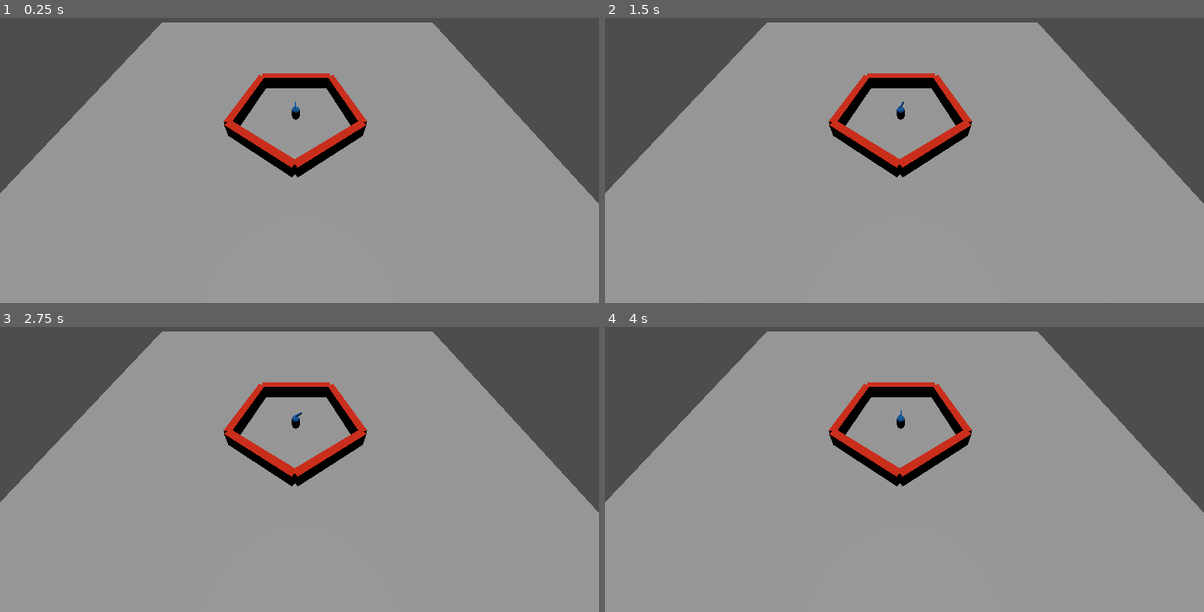
Above: before the commit, frames 1-4 (two rows, left to right).
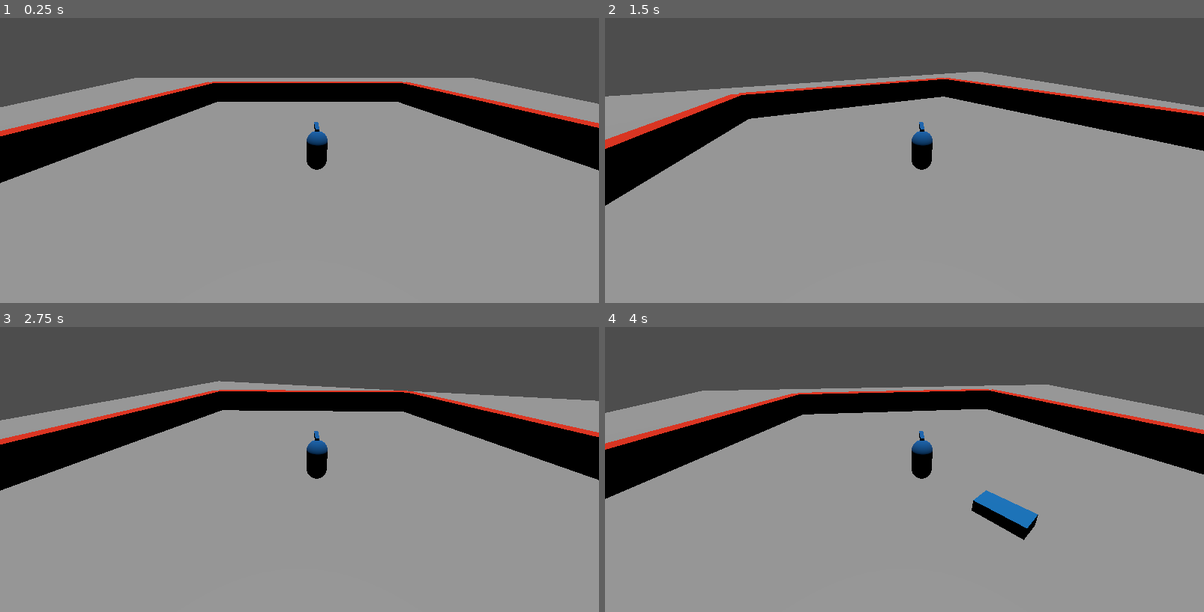
Above: after the commit, the same moments.

Repository: lemmerone/godot-matador
Game: Godot game, scene res://main.tscn
Same seed, same stepped clock (60 frames per second), same inputs: the game is played once before the commit and once after it.
Inputs:
- Up to frame 1 (0.25 s): no input
- Up to frame 2 (1.5 s): tap Enter at 0.5 s; hold Right (rotation_right) 0.53-1.28 s; tap Space (dodge) at 0.6, 1.35 s; hold A (rotation_left) from 1.28 s (still down)
- Up to frame 3 (2.75 s): release A (rotation_left) at 2.03 s; hold Right (rotation_right) from 2.03 s (still down); tap Space (dodge) at 2.1 s
- Up to frame 4 (4 s): tap Space (dodge) at 2.85, 3.6 s; release Right (rotation_right) at 3.53 s; hold A (rotation_left) from 3.53 s (still down)

The runs differ from the first frame. In frame 1, 26% of the frame differs, in the area x 0-100%, y 1-66%; in frame 2, 27%; in frame 3, 27%; in frame 4, 28%, in the area x 0-100%, y 1-75%.

Commit message:
feat: spawn bull

Diff:
--- a/Bull/bull.gd
+++ b/Bull/bull.gd
@@ -10,6 +10,3 @@
 
 	velocity = Vector3.FORWARD * speed
 	velocity = velocity.rotated(Vector3.UP, rotation.y)
-
-func _on_visible_on_screen_notifier_3d_screen_exited():
-	queue_free()
--- a/Bull/bull.tscn
+++ b/Bull/bull.tscn
@@ -13,9 +13,12 @@
 
 [node name="Bull" type="CharacterBody3D"]
 transform = Transform3D(1, 0, 0, 0, 1, 0, 0, 0, 1, 0, 0.5, 0)
+collision_layer = 2
+collision_mask = 2
 script = ExtResource("1_mtp2l")
 
 [node name="MeshInstance3D" type="MeshInstance3D" parent="."]
+transform = Transform3D(-4.37114e-08, 0, 1, 0, 1, 0, -1, 0, -4.37114e-08, 0, 0, 0)
 mesh = SubResource("BoxMesh_agbqp")
 surface_material_override/0 = SubResource("StandardMaterial3D_26o71")
 
--- a/Player/player.gd
+++ b/Player/player.gd
@@ -1,11 +1,17 @@
 extends CharacterBody3D
 
-var wall = 7
+var num_sides : int
 var step_rotation = 0.0
 var direction
 
 const SMOOTH_SPEED = 5.0
-const DODGE_SPEED = 2
+const DODGE_SPEED = 3
+
+func get_num_sides():
+	return num_sides
+
+func set_num_sides(count):
+	num_sides = count
 
 func direction_zero():
 	direction = (transform.basis * Vector3.ZERO).normalized()
@@ -15,10 +21,10 @@
 
 func _process(delta):
 	if (Input.is_action_just_pressed("rotation_right")):
-		step_rotation -= _get_spacing(wall)
+		step_rotation -= _get_spacing(num_sides)
 		direction_zero()
 	elif (Input.is_action_just_pressed("rotation_left")):
-		step_rotation += _get_spacing(wall)
+		step_rotation += _get_spacing(num_sides)
 		direction_zero()
 	elif (Input.is_action_just_pressed("dodge")):
 		direction = (transform.basis * Vector3.RIGHT).normalized()
@@ -26,10 +32,10 @@
 		direction_zero()
 
 	if direction:
-		position.x = direction.x * DODGE_SPEED
-		position.z = direction.z * DODGE_SPEED
+		position.x = lerp_angle(position.x, direction.x * DODGE_SPEED, delta * SMOOTH_SPEED)
+		position.z = lerp_angle(position.z, direction.z * DODGE_SPEED, delta * SMOOTH_SPEED)
 	else:
-		position.x = move_toward(0, 0, DODGE_SPEED)
-		position.z = move_toward(0, 0, DODGE_SPEED)
+		position.x = lerp_angle(position.x, 0, delta * SMOOTH_SPEED)
+		position.z = lerp_angle(position.z, 0, delta * SMOOTH_SPEED)
 
 	rotation.y = lerp_angle(rotation.y, step_rotation, delta * SMOOTH_SPEED)
--- a/Player/player.tscn
+++ b/Player/player.tscn
@@ -18,6 +18,8 @@
 size = Vector3(0.2, 0.2, 1)
 
 [node name="Player" type="CharacterBody3D"]
+collision_layer = 2
+collision_mask = 2
 script = ExtResource("1_ejmbr")
 
 [node name="CollisionShape3D" type="CollisionShape3D" parent="."]
@@ -32,7 +34,6 @@
 transform = Transform3D(1, 0, 0, 0, 1, 0, 0, 0, 1, 0, 2.02, 0.5)
 mesh = SubResource("BoxMesh_hlv0n")
 
-[node name="Pivot" type="Node3D" parent="."]
-
 [node name="Camera3D" type="Camera3D" parent="."]
-transform = Transform3D(-1, -3.41911e-08, 8.04594e-08, 0, 0.920348, 0.391101, -8.74228e-08, 0.391101, -0.920348, 0.843655, 3.3524, -3.60681)
+transform = Transform3D(-1, -3.41911e-08, 8.04594e-08, 0, 0.920348, 0.391101, -8.74228e-08, 0.391101, -0.920348, 0.843656, 5.87323, -9.53888)
+current = true
--- a/Scripts/wall_generator.gd
+++ b/Scripts/wall_generator.gd
@@ -1,7 +1,7 @@
 extends Node
 
 var wall = preload("res://World/Wall/wall.tscn")
-var side_length = 10
+var side_length = 20
 var center_walls = []
 
 func wall_setting(num_sides, center, node):
--- a/World/Wall/wall.tscn
+++ b/World/Wall/wall.tscn
@@ -4,14 +4,14 @@
 script/source = "extends StaticBody3D
 
 func _get_wall_size():
-	return $MeshInstance3D.get_aabb().size.x
+	return $MeshInstance3D.mesh.size.x
 "
 
 [sub_resource type="BoxShape3D" id="BoxShape3D_jkan1"]
-size = Vector3(10, 2, 1)
+size = Vector3(20, 2, 1)
 
 [sub_resource type="BoxMesh" id="BoxMesh_egau3"]
-size = Vector3(10, 2, 1)
+size = Vector3(20, 2, 1)
 
 [sub_resource type="StandardMaterial3D" id="StandardMaterial3D_rkhuf"]
 albedo_color = Color(0.780392, 0.141176, 0, 1)
--- a/main.gd
+++ b/main.gd
@@ -1,7 +1,24 @@
 extends Node
 
 @onready var wallGenerator = get_node("/root/WallGenerator")
-@export var num_sides = 0
+@onready var player = get_node("Player")
+@export var num_sides : int
+@export var mob_scene: PackedScene
 
 func _ready():
+	player.set_num_sides(num_sides)
 	wallGenerator.wall_setting(num_sides, Vector3.ZERO, $World)
+
+func random_mob_poss():
+	var rng = RandomNumberGenerator.new()
+	var i = rng.randi_range(0, num_sides - 1)
+	return wallGenerator.center_walls[i]
+
+func _on_mob_timer_timeout():
+	var mob = mob_scene.instantiate()
+
+	var player_position = $Player.position
+	mob.initialize(random_mob_poss(), player_position)
+
+	# Spawn the mob by adding it to the Main scene.
+	add_child(mob)
--- a/main.tscn
+++ b/main.tscn
@@ -2,13 +2,13 @@
 
 [ext_resource type="Script" path="res://main.gd" id="1_f6e0p"]
 [ext_resource type="PackedScene" uid="uid://c7m1richxkw1d" path="res://World/world.tscn" id="1_kutdq"]
+[ext_resource type="PackedScene" uid="uid://dchbd6novsg0o" path="res://Bull/bull.tscn" id="2_tk1ih"]
 [ext_resource type="PackedScene" uid="uid://b5ka4q4vq1vpx" path="res://Player/player.tscn" id="3_1lx15"]
-
-[sub_resource type="Curve3D" id="Curve3D_i2xko"]
 
 [node name="Main" type="Node"]
 script = ExtResource("1_f6e0p")
 num_sides = 5
+mob_scene = ExtResource("2_tk1ih")
 
 [node name="World" parent="." instance=ExtResource("1_kutdq")]
 
@@ -18,17 +18,10 @@
 transform = Transform3D(1, 0, 0, 0, -4.37114e-08, 1, 0, -1, -4.37114e-08, 0, 1, 0)
 
 [node name="Camera3D" type="Camera3D" parent="."]
-transform = Transform3D(-1, -8.74228e-08, 7.78408e-15, -5.6607e-08, 0.647508, 0.762058, -6.66213e-08, 0.762058, -0.647508, -0.491784, 20.8756, -20.6501)
-visible = false
-current = true
+transform = Transform3D(-1, -8.74228e-08, -3.82137e-15, 0, -4.37114e-08, 1, -8.74228e-08, 1, 4.37114e-08, 0, 49.4504, 0)
 
-[node name="SpawnPath" type="Path3D" parent="."]
-curve = SubResource("Curve3D_i2xko")
+[node name="MobTimer" type="Timer" parent="."]
+wait_time = 3.0
+autostart = true
 
-[node name="PathLocation" type="PathFollow3D" parent="SpawnPath"]
-transform = Transform3D(0.707107, 0, 0.707107, 0, 1, 0, -0.707107, 0, 0.707107, -1, 0, 0)
-
-[node name="BullTimer" type="Timer" parent="."]
-one_shot = true
-
-[connection signal="timeout" from="BullTimer" to="." method="_on_bull_timer_timeout"]
+[connection signal="timeout" from="MobTimer" to="." method="_on_mob_timer_timeout"]
--- a/project.godot
+++ b/project.godot
@@ -41,5 +41,5 @@
 
 [rendering]
 
-renderer/rendering_method="gl_compatibility"
+renderer/rendering_method="mobile"
 renderer/rendering_method.mobile="gl_compatibility"
Not shown, added: export_presets.cfg
